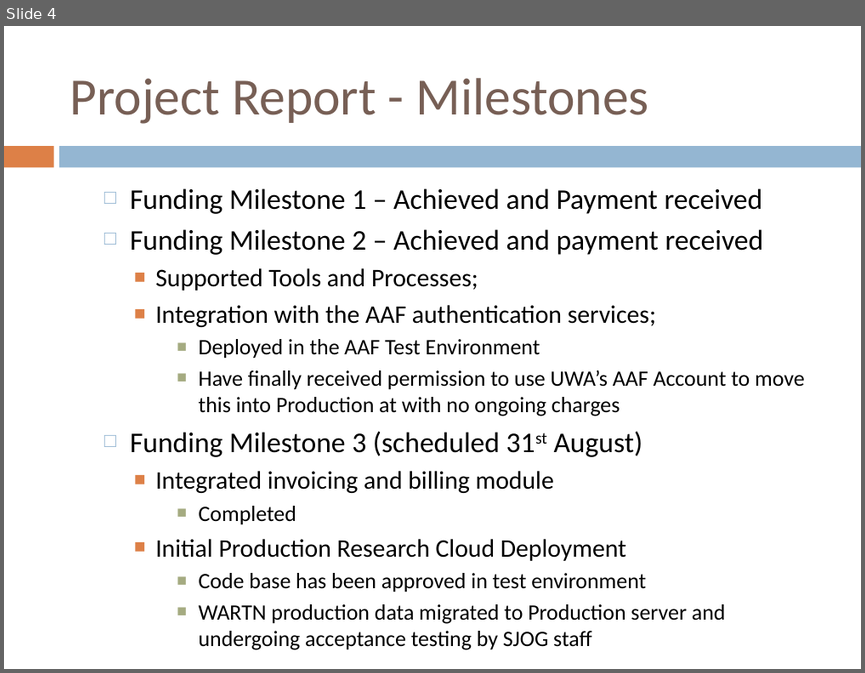
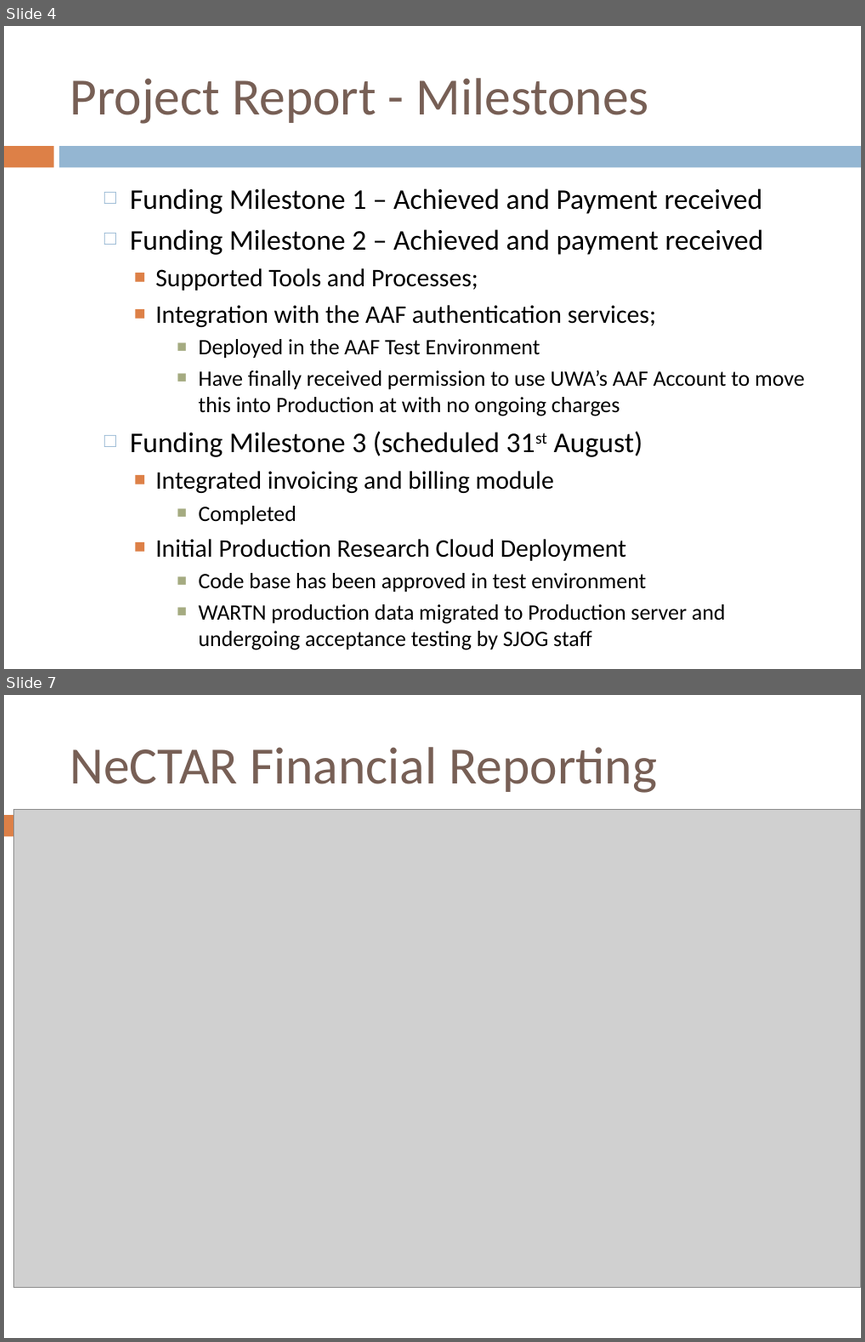
Before and after one commit to tranaweera/ark-informatics, a slide deck: ARK/trunk/usefulTools/TestFilesAndDocuments/steering committee/NeCTAR/Steering Committee Meetings/Steering Committee Meeting March_2013.pptx. Shown one above the other, each under a label of ours: slide 4 before the commit, slides 4 and 7 after it; the slides between them are not shown. The pictures are 865x673 and 865x1342 pixels, drawn with LibreOffice and Linux fonts; fonts in the diff are those of the drawing; grey boxes stand for pictures. Boxes give left, top, right and bottom in pixels: in the first picture for what was removed or moved away, otherwise in the second. Text is boxed around its words. In the diff, an @@ line names an element or a change of style, - is before the commit and + after.

```diff
--- a/ARK/trunk/usefulTools/TestFilesAndDocuments/steering committee/NeCTAR/Steering Committee Meetings/Steering Committee Meeting March_2013.pptx
+++ b/ARK/trunk/usefulTools/TestFilesAndDocuments/steering committee/NeCTAR/Steering Committee Meetings/Steering Committee Meeting March_2013.pptx
@@ slide 7 added at bbox=[4, 695, 861, 1338], background #FFFFFF; not listed: 2 template elements that a slide beside it also shows @@
@@ title added at bbox=[69, 747, 657, 793], 44 pt, text #775F55 @@
+NeCTAR Financial Reporting
@@ picture added at bbox=[13, 809, 861, 1287] @@
```
Also in this commit, not shown: 3 slides changed, 1 other slide added.
